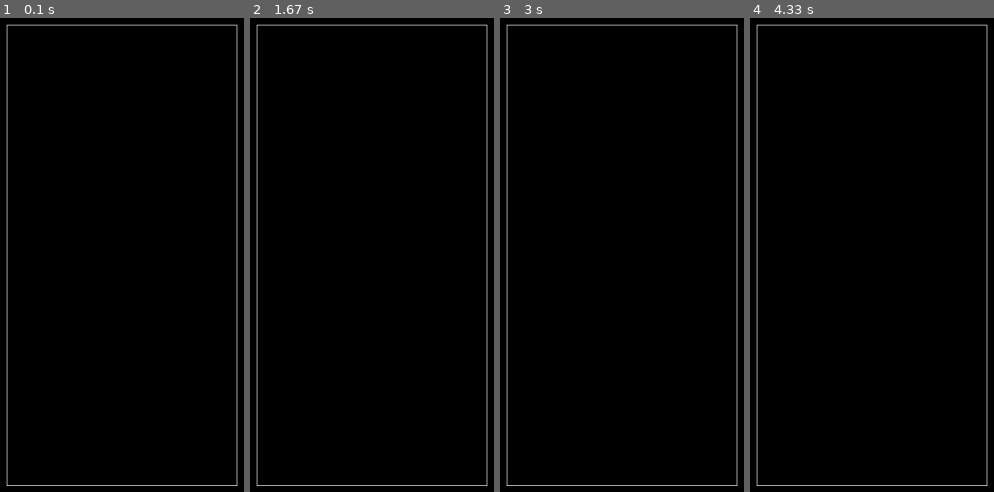
Above: before the commit, frames 1-4 (left to right).
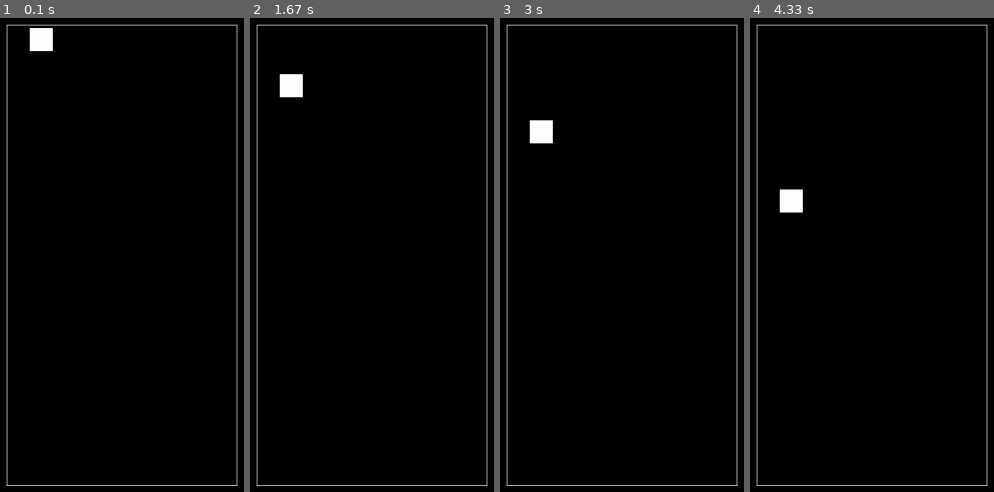
Above: after the commit, the same moments.

Repository: funa4i/pygame_tetris
Game: pygame game, started from main.py
The game is run twice, just before and just after one commit, with the same random seed, the same clock (stepped at 60 frames per second) and the same inputs.
Inputs:
- Up to frame 1 (0.1 s): no input
- Up to frame 2 (1.67 s): no input
- Up to frame 3 (3 s): no input
- Up to frame 4 (4.33 s): no input

The runs differ from the first frame. In frame 1, 0.5% of the frame differs, in the area x 11-22%, y 2-8%; in frame 2, 0.5%; in frame 3, 0.5%; in frame 4, 0.5%, in the area x 11-22%, y 36-42%.

Commit message:
working_padayushiy_kubik

Diff:
--- a/main.py
+++ b/main.py
@@ -12,6 +12,7 @@
     def __init__(self):
         self.pole = []
         self.pole = [[0, 0, 0, 0, 0, 0, 0, 0, 0, 0, 0] for i in range(20)]
+        self.pos_y2 = pos_y
 
     def render(self):
         pygame.draw.rect(screen, (255, 255, 255),
@@ -19,8 +20,9 @@
 
     def drop_item(self):
         if pos_y % 35 == 0:
-            pygame.draw.rect(screen, (255, 255, 255),
-                         (285, pos_y, 35, 35))
+            self.pos_y2 = pos_y
+        pygame.draw.rect(screen, (255, 255, 255),
+                     (285, self.pos_y2, 35, 35))
 
 clock = pygame.time.Clock()
 running = True
@@ -34,7 +36,7 @@
     play.drop_item()
     pygame.display.flip()
     if pos_y < 694:
-        pos_y += 100 / fps
+        pos_y += 100 // fps
     clock.tick(fps)
 
 
